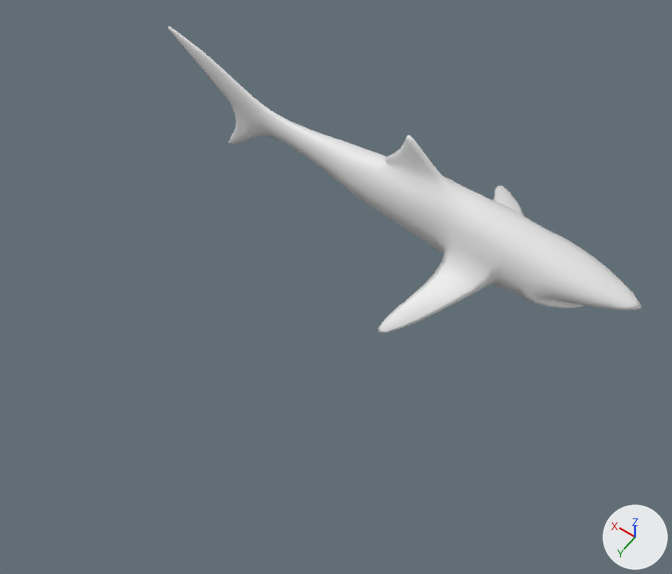
An edit to the Blender file Assets/RESOURCES/Models/Tiburon.blend, drawn before and after from the same camera.
Rendered twice from a 50 mm lens placed at (-2.79, 2.86, 5.42), pointed at (-0.36, -0.55, 0.06). The lights are fixed; the arrows at lower right show +X, +Y and +Z.

The older version as bpy lines, for what is in view:
```python
me_cube_002 = bpy.data.meshes.new('Cube.002')
me_cube_002.from_pydata(...)  # 120 vertices, 92 faces; spans x -2.26..2.24, y -0.99..0.0, z -0.53..0.61
me_cube_002.polygons.foreach_set('use_smooth', [True] * 92)
ob_shark = bpy.data.objects.new('Shark', me_cube_002)
ob_shark.location = (0.0, -1.701, 0.0)
_m = ob_shark.modifiers.new('Subdivision', 'SUBSURF')
_m.render_levels = 1
_m = ob_shark.modifiers.new('Mirror', 'MIRROR')
_m.use_axis = (False, True, False)
_m.merge_threshold = 0.005
```
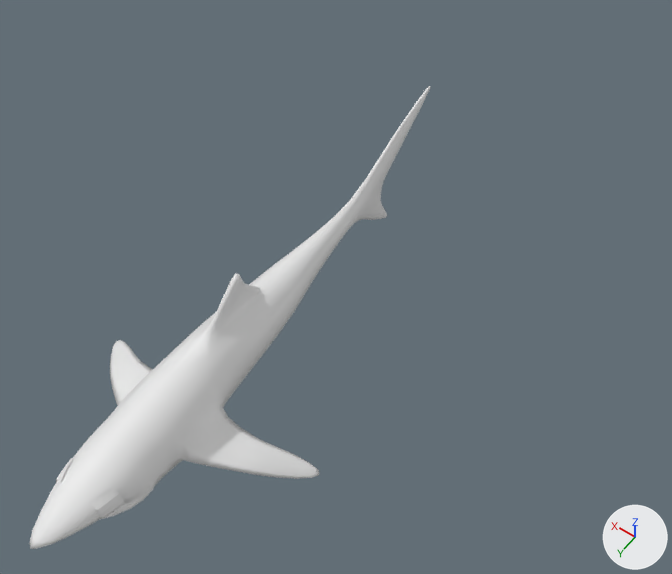
What changed in the scene script:
```text
Add me_plane_002:
    me_plane_002.from_pydata(...)  # 25 vertices, 16 faces; spans x -1.0..1.0, y -1.0..1.0, z -1.85..-0.43
Change ob_shark:
    ob_shark.location: (0.0, -1.701, 0.0) -> (0.0, -0.12, 0.0)
    ob_shark.rotation_euler: (0.0, 0.0, 0.0) -> (0.0, 0.0, -1.571)  # degrees (0, 0, 0) -> degrees (0, 0, -90)
Add ob_plane:
    ob_plane = bpy.data.objects.new('Plane', me_plane_002)
    ob_plane.location = (0.267, 1.641, 0.03)
    ob_plane.rotation_euler = (0.0, 1.571, 0.0)  # degrees (0, 90, 0)
    ob_plane.scale = (0.08, 0.08, 0.08)
    _m = ob_plane.modifiers.new('Mirror', 'MIRROR')
    _m.use_axis = (False, True, False)
    _m.mirror_object = ob_shark
```

Location of each change, [x1, y1, x2, y2] in pixels of the pictures (672 x 574 px):
'Shark', moved, turned: before [168, 26, 641, 333]; after [30, 86, 430, 549]
'Plane', added: after [56, 458, 125, 519]
